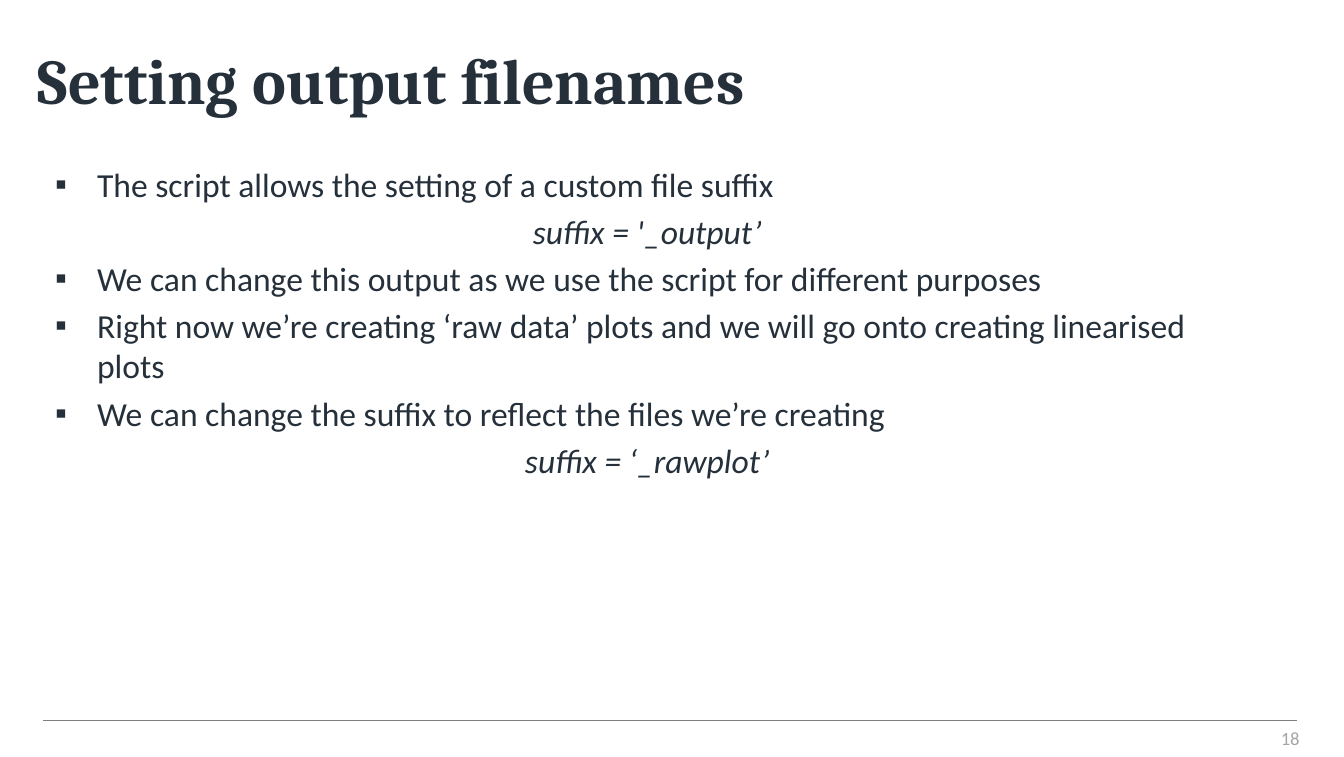
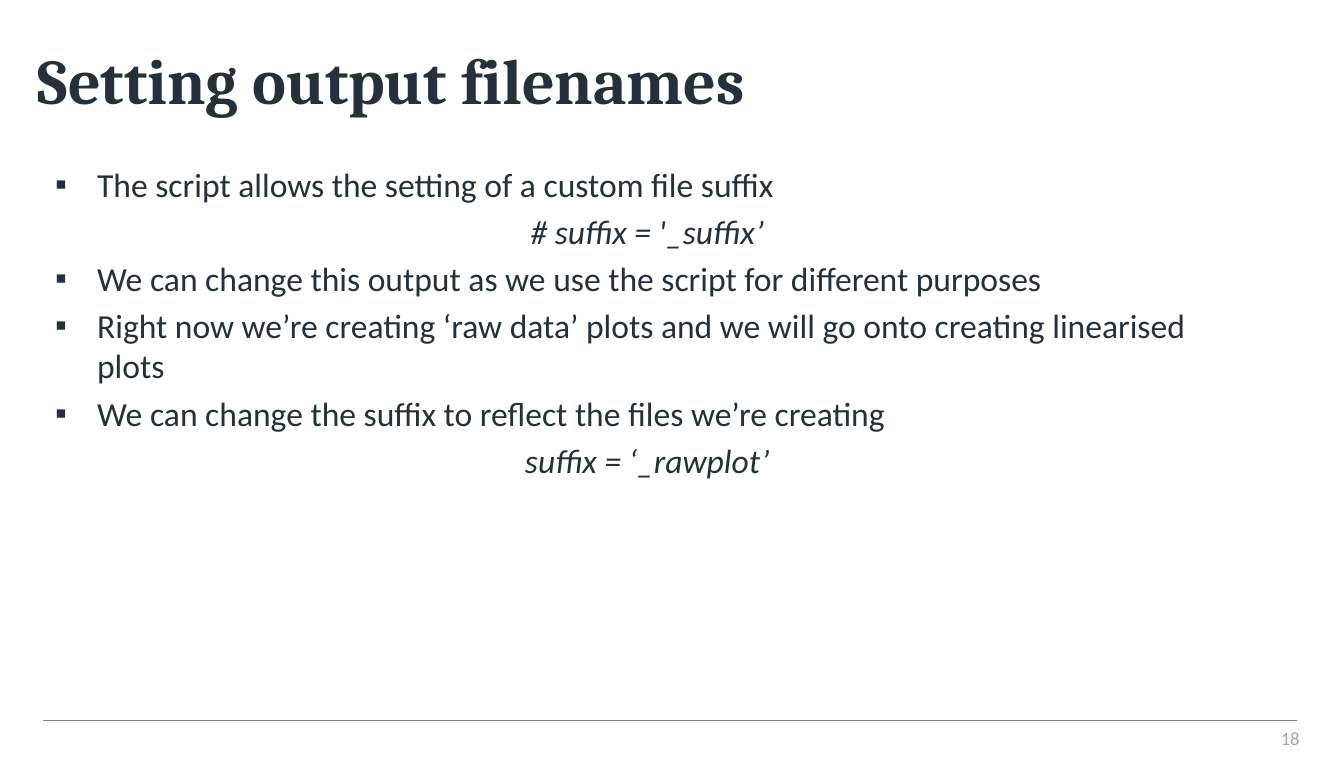
Before and after one commit to alanmlewis/ProgrammingforChem, a slide deck: slide 18 of Y1_Kinetics/Kinetics with Python.pptx. Drawn at 1344x757 pixels with LibreOffice and Linux fonts; fonts in the diff are those of the drawing; background and template pictures are left out. Boxes give left, top, right and bottom in pixels: in the first picture for what was removed or moved away, otherwise in the second. Text is boxed around its words. In the diff, an @@ line names an element or a change of style, - is before the commit and + after.

```diff
--- a/Y1_Kinetics/Kinetics with Python.pptx
+++ b/Y1_Kinetics/Kinetics with Python.pptx
@@ text at [555, 220, 764, 249]: text changed @@
-suffix = '_output’
+# suffix = '_suffix’
```
Also in this commit, not shown: 5 other slides changed, 1 other file.
